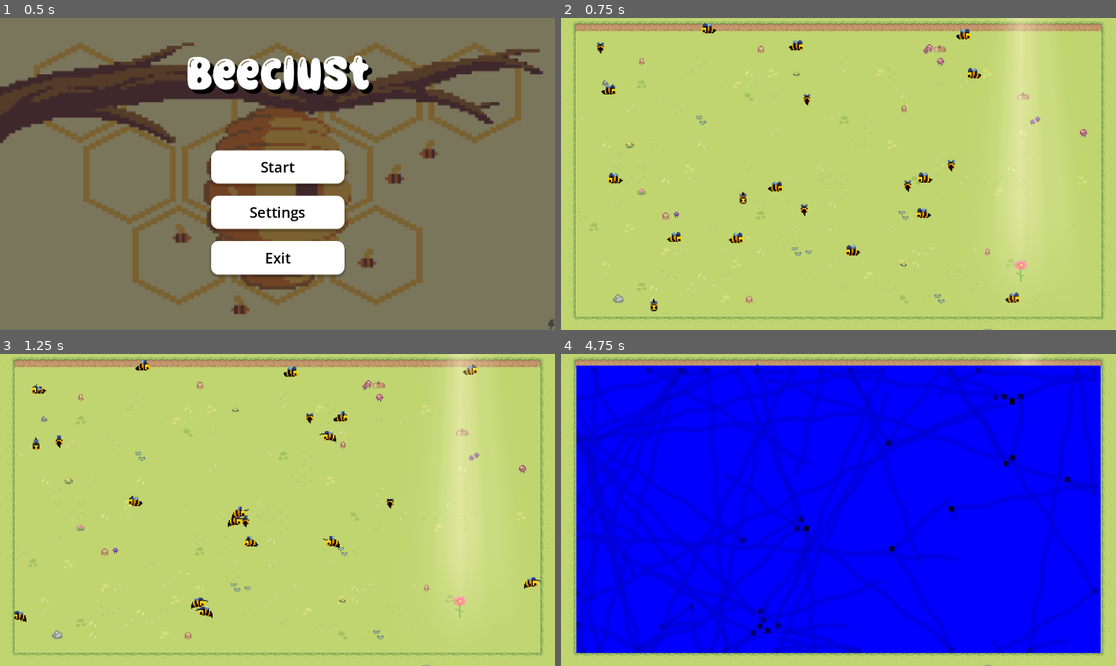
Above: before the commit, frames 1-4 (two rows, left to right).
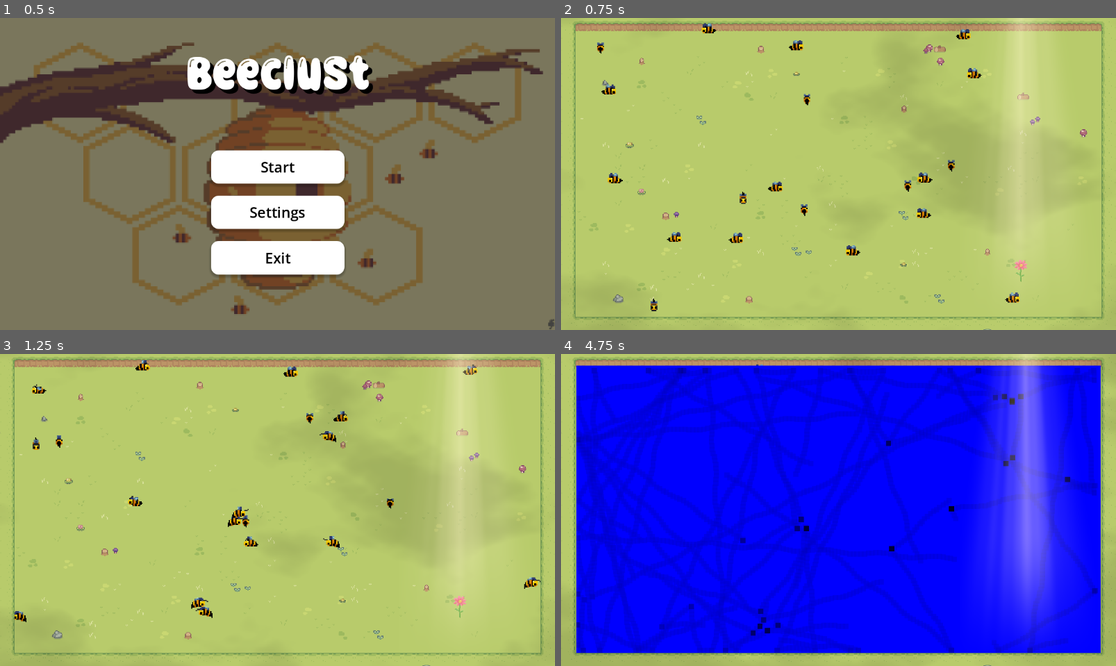
Above: after the commit, the same moments.

Repository: Kuuro-neko/Beeclust
Game: Godot game, scene res://scenes/main_menu.tscn
Same seed, same stepped clock (60 frames per second), same inputs: the game is played once before the commit and once after it.
Inputs:
- Up to frame 1 (0.5 s): no input
- Up to frame 2 (0.75 s): click "Start" at 0.5 s
- Up to frame 3 (1.25 s): no input
- Up to frame 4 (4.75 s): tap Enter at 1.25 s; tap H every 0.75 s from 1.35 to 4.35 s; tap Space at 2 s

Frame 1 is identical in both runs. In frame 2, 8.4% of the frame differs, in the area x 0-100%, y 7-100%; in frame 3, 8.7%; in frame 4, 14%, in the area x 0-100%, y 0-100%.

Commit message:
Added soft cloud shadows

Diff:
--- a/scenes/world.tscn
+++ b/scenes/world.tscn
@@ -11,6 +11,7 @@
 [ext_resource type="Script" path="res://scripts/heatmap.gd" id="8_tmbk2"]
 [ext_resource type="PackedScene" uid="uid://cmk63s78jrhi1" path="res://scenes/pause_menu.tscn" id="9_s2ktp"]
 [ext_resource type="Shader" path="res://shaders/rays.gdshader" id="11_vgmnn"]
+[ext_resource type="Shader" path="res://shaders/clouds.gdshader" id="12_gjfby"]
 
 [sub_resource type="TileSetAtlasSource" id="TileSetAtlasSource_vrnjb"]
 texture = ExtResource("2_yriin")
@@ -574,6 +575,39 @@
 color_ramp = SubResource("Gradient_tlb0e")
 noise = SubResource("FastNoiseLite_kers6")
 
+[sub_resource type="Gradient" id="Gradient_ibgd3"]
+offsets = PackedFloat32Array(0, 0.475309, 1)
+colors = PackedColorArray(0, 0, 0, 1, 0, 0, 0, 1, 1, 1, 1, 1)
+
+[sub_resource type="FastNoiseLite" id="FastNoiseLite_dwmbw"]
+noise_type = 4
+fractal_lacunarity = 2.194
+fractal_gain = -0.606
+fractal_weighted_strength = 0.35
+
+[sub_resource type="NoiseTexture2D" id="NoiseTexture2D_0fjpv"]
+in_3d_space = true
+generate_mipmaps = false
+seamless = true
+color_ramp = SubResource("Gradient_ibgd3")
+noise = SubResource("FastNoiseLite_dwmbw")
+
+[sub_resource type="ShaderMaterial" id="ShaderMaterial_hkw6i"]
+shader = ExtResource("12_gjfby")
+shader_parameter/isSoft = true
+shader_parameter/speed = 0.037
+shader_parameter/brightness = 0.162
+shader_parameter/threshold = 0.1
+shader_parameter/fluffiness = 0.1
+shader_parameter/noiseTexture = SubResource("NoiseTexture2D_0fjpv")
+
+[sub_resource type="Gradient" id="Gradient_cpiue"]
+offsets = PackedFloat32Array(0)
+colors = PackedColorArray(0, 0, 0, 1)
+
+[sub_resource type="GradientTexture2D" id="GradientTexture2D_853pb"]
+gradient = SubResource("Gradient_cpiue")
+
 [node name="World" type="Node2D"]
 y_sort_enabled = true
 
@@ -616,7 +650,7 @@
 position = Vector2(246, 130)
 
 [node name="Godrays" type="Sprite2D" parent="Target"]
-z_index = 2
+z_index = 6
 material = SubResource("ShaderMaterial_bm2mh")
 position = Vector2(86, -184.5)
 scale = Vector2(0.660156, 1.09961)
@@ -659,3 +693,12 @@
 
 [node name="PauseMenu" parent="CanvasLayer" instance=ExtResource("9_s2ktp")]
 visible = false
+
+[node name="Sprite2D" type="Sprite2D" parent="."]
+modulate = Color(0, 0, 0, 1)
+self_modulate = Color(0, 0, 0, 1)
+z_index = 3
+material = SubResource("ShaderMaterial_hkw6i")
+position = Vector2(-14.1562, -0.124971)
+scale = Vector2(22.2861, 12.7227)
+texture = SubResource("GradientTexture2D_853pb")
--- a/scripts/bees_spawn.gd
+++ b/scripts/bees_spawn.gd
@@ -39,8 +39,8 @@
 func is_colliding(pos: Vector2) -> bool:
 	if bees.is_empty():
 		return false
-	for bee in bees:
-		if bee.position.distance_to(pos) < 12:
+	for beee in bees:
+		if beee.position.distance_to(pos) < 12:
 			return true
 	return false
 
--- /dev/null
+++ b/shaders/clouds.gdshader
@@ -0,0 +1,31 @@
+shader_type canvas_item;
+
+uniform sampler2D noiseTexture;
+
+uniform bool isSoft = false;
+uniform float speed : hint_range(0.0, 1.0) = 0.1;
+uniform float brightness : hint_range(0.0, 2.0) = 0.1;
+uniform float threshold : hint_range(0.0, 2.0) = 0.1;
+uniform float fluffiness : hint_range(0.0, 2.0) = 0.1;
+
+void fragment() {
+    vec2 uv1 = mod(UV + TIME * 2.5 * speed * 0.1, 1.0);
+    vec2 uv2 = mod(UV + TIME * (2.5 + fluffiness * 3.0) * speed * 0.1, 1.0);
+
+    vec4 noise1 = texture(noiseTexture, uv1);
+    vec4 noise2 = texture(noiseTexture, uv2);
+
+    vec4 combinedNoise = max(noise1, noise2);
+    float noiseIntensity = combinedNoise.r;
+
+    float alphaValue;
+    if (isSoft) {
+        alphaValue = smoothstep(threshold - 0.3, threshold + 0.3, noiseIntensity);
+    }
+    else {
+        alphaValue = noiseIntensity < threshold ? 0.0 : 1.0;
+    }
+
+    vec3 shadowColor = vec3(0.0);
+    COLOR = vec4(shadowColor, alphaValue * brightness);
+}
Not shown: 1 places in scenes/world.tscn that only renumber resources
